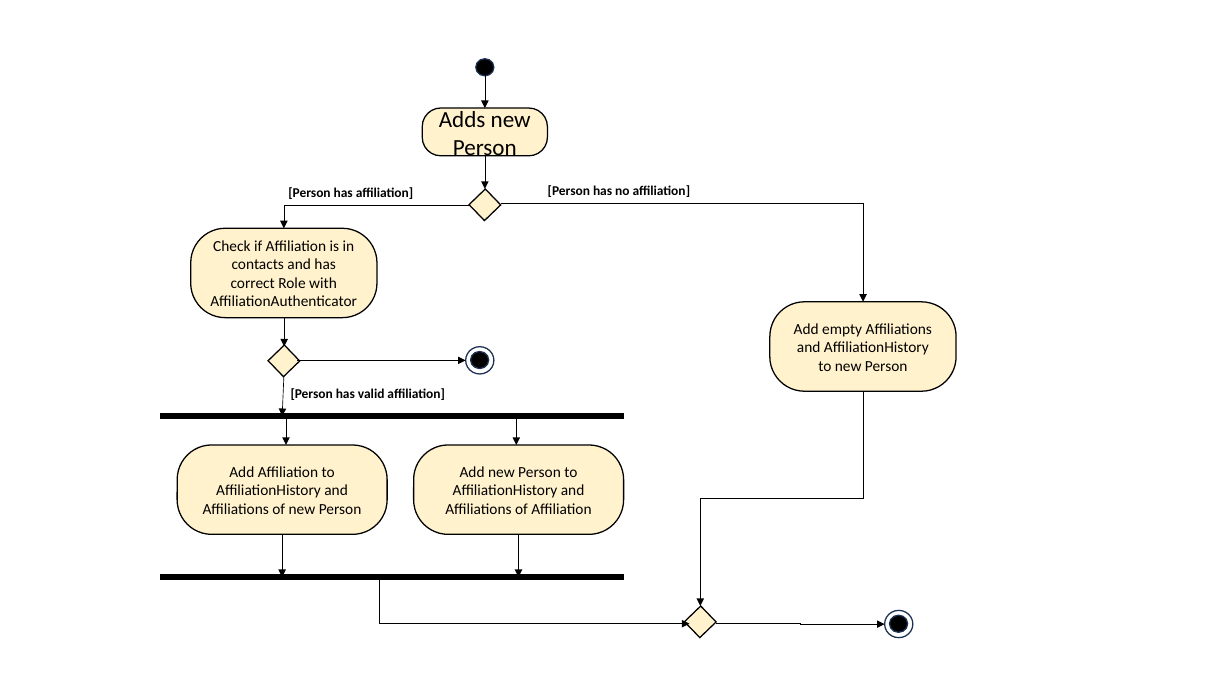
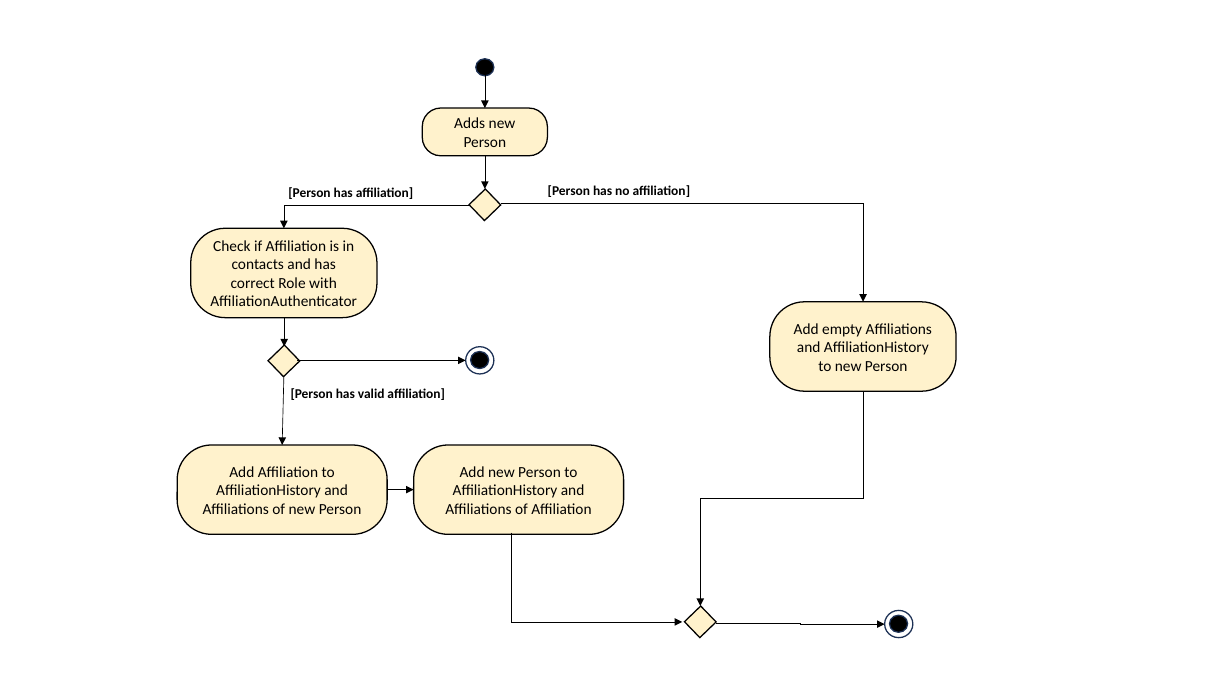
Before and after one commit to shuenj/tp, a slide deck: slide 1 of docs/diagrams/AddPersonAffnActivityRaw.pptx. Drawn at 1232x693 pixels with LibreOffice and Linux fonts; fonts in the diff are those of the drawing. Boxes give left, top, right and bottom in pixels: in the first picture for what was removed or moved away, otherwise in the second. Text is boxed around its words. In the diff, an @@ line names an element or a change of style, - is before the commit and + after.

```diff
--- a/docs/diagrams/AddPersonAffnActivityRaw.pptx
+++ b/docs/diagrams/AddPersonAffnActivityRaw.pptx
@@ rounded rectangle "Adds new Person" at <box>422,108,547,156</box>: size 18 to 12 pt @@
@@ arrow moved from (284, 377) - (282, 416) to (284, 377) - (282, 445) @@
@@ line removed from (160, 416) to (624, 416) @@
@@ arrow removed from (287, 416) to (287, 445) @@
@@ arrow removed from (517, 416) to (517, 445) @@
@@ arrow moved from (282, 534) - (282, 578) to (387, 490) - (414, 490) @@
@@ elbow arrow moved from (392, 579) - (689, 624) to (512, 532) - (682, 622) @@
@@ arrow removed from (518, 534) to (518, 578) @@
@@ line removed from (160, 578) to (624, 578) @@
```
Also in this commit, not shown: 1 other file.
